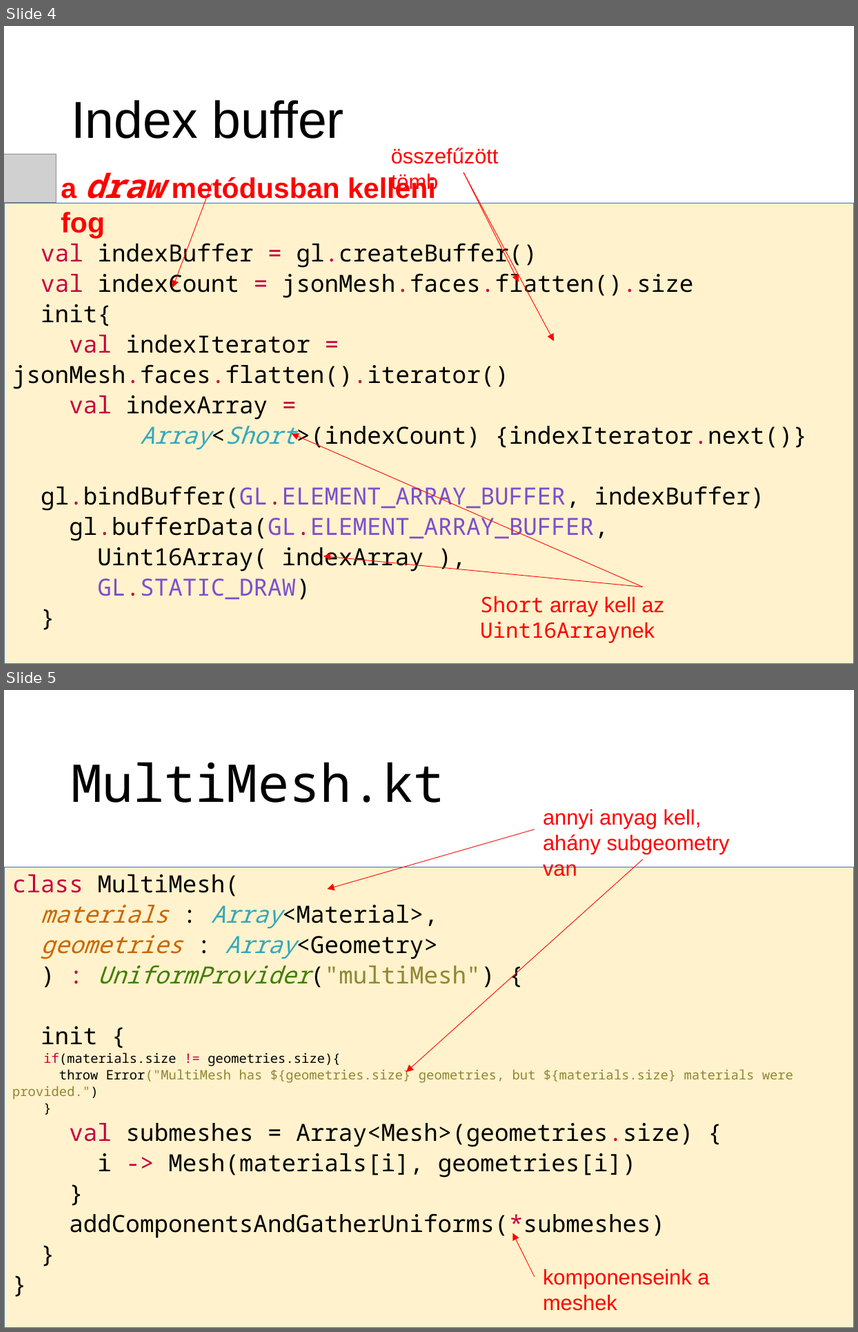
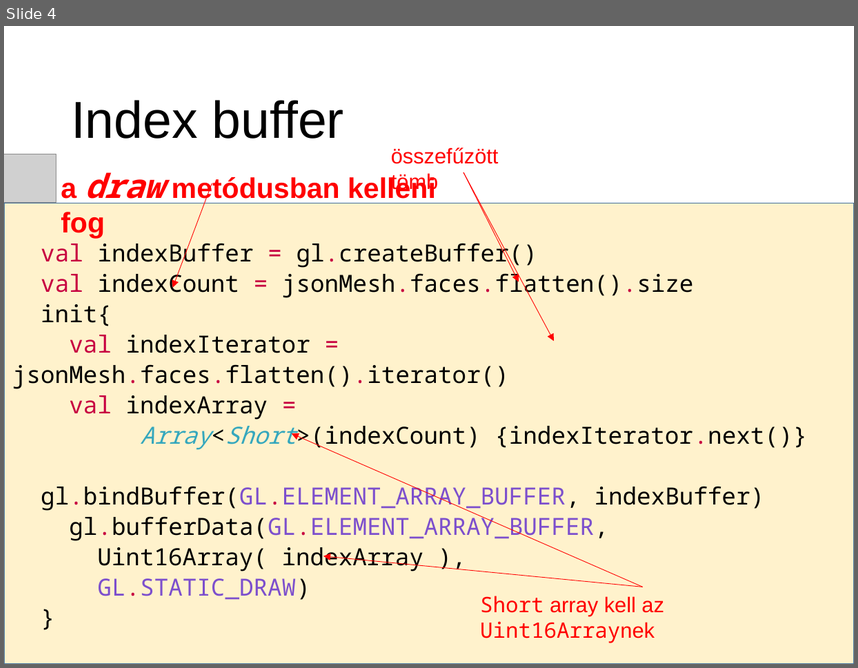
Before and after one commit to szecsi/kogfactory, a slide deck: projects/kog.3gr.030-3d/lab.pptx. Shown one above the other, each under a label of ours: slides 4 and 5 before the commit, slide 4 after it. The pictures are 858x1332 and 858x668 pixels, drawn with LibreOffice and Linux fonts; fonts in the diff are those of the drawing; grey boxes stand for pictures. Boxes give left, top, right and bottom in pixels: in the first picture for what was removed or moved away, otherwise in the second. Text is boxed around its words. In the diff, an @@ line names an element or a change of style, - is before the commit and + after.

```diff
--- a/projects/kog.3gr.030-3d/lab.pptx
+++ b/projects/kog.3gr.030-3d/lab.pptx
@@ slide 5 removed at (x1=4, y1=690, x2=854, y2=1328), background #FFFFFF @@
@@ title removed at (x1=71, y1=762, x2=445, y2=802) @@
-MultiMesh.kt
@@ text removed at (x1=543, y1=809, x2=730, y2=876) @@
-annyi anyag kell, ahány subgeometry van
@@ arrow removed from (535, 829) to (327, 889) @@
@@ rectangle removed at (x1=4, y1=867, x2=854, y2=1328) @@
-class MultiMesh(
-materials : Array<Material>,
-geometries : Array<Geometry>
-) : UniformProvider("multiMesh") {
-init {
-if(materials.size != geometries.size){
-throw Error("MultiMesh has ${geometries.size} geometries, but ${materials.size} materials were provided.")
-}
-val submeshes = Array<Mesh>(geometries.size) {
-i -> Mesh(materials[i], geometries[i])
-}
-addComponentsAndGatherUniforms(*submeshes)
-}
-}
@@ arrow removed from (642, 859) to (406, 1072) @@
@@ arrow removed from (535, 1276) to (513, 1232) @@
@@ text removed at (x1=543, y1=1268, x2=709, y2=1310) @@
-komponenseink a meshek
```
Also in this commit, not shown: 4 slides changed, 2 slides added, 2 other slides removed, 5 other files.
